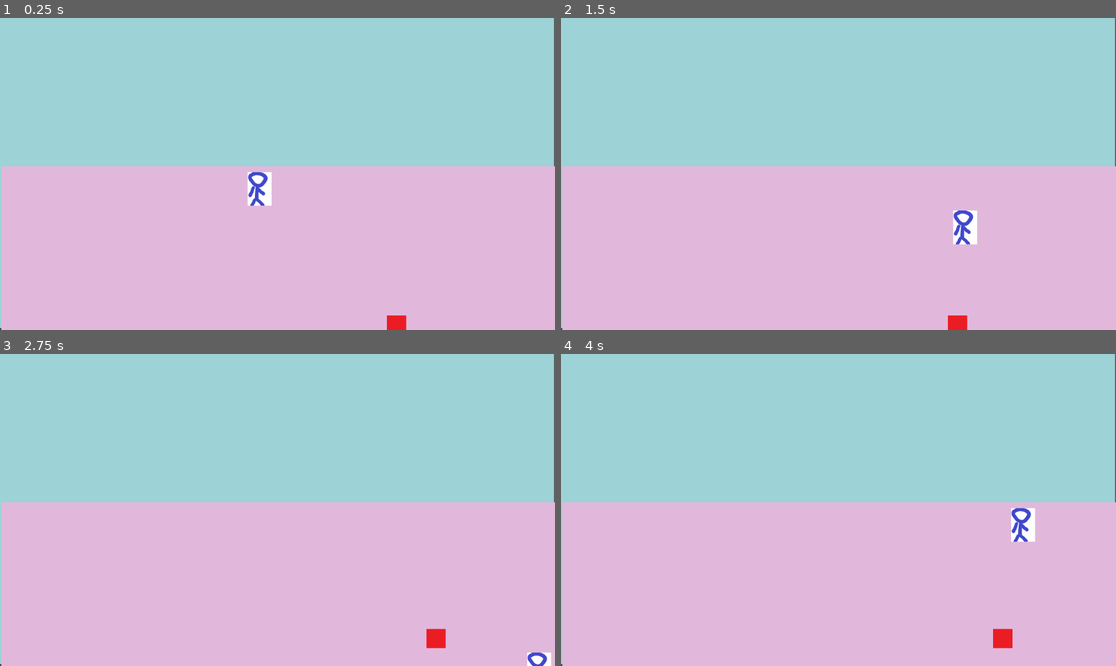
Above: before the commit, frames 1-4 (two rows, left to right).
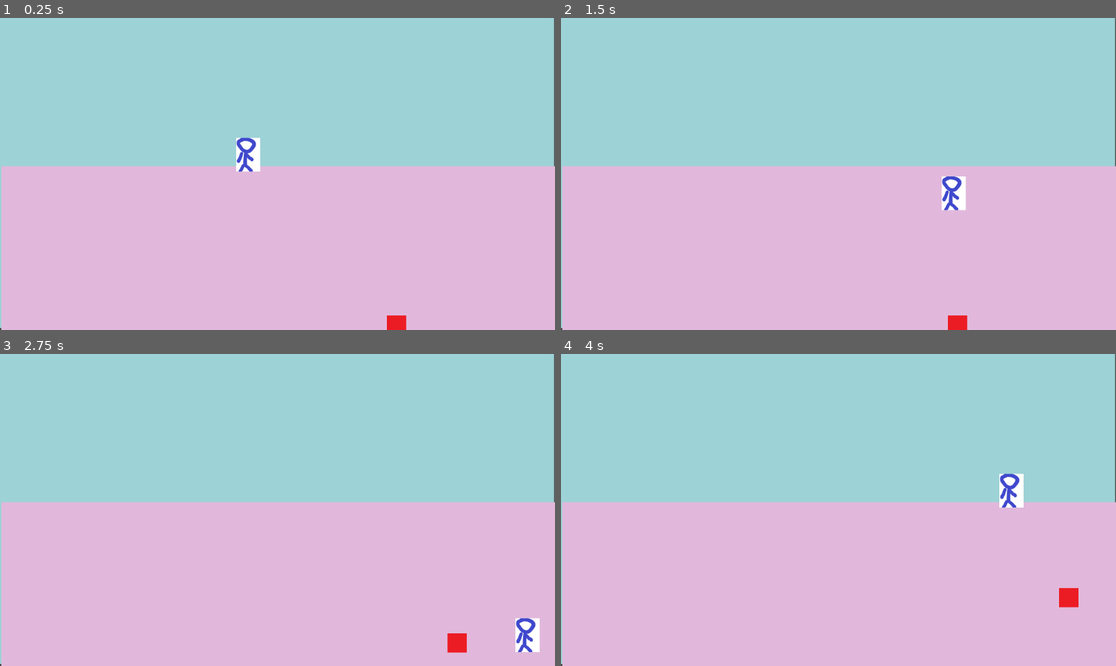
Above: after the commit, the same moments.

Repository: e-lawniczak/WinterRealm
Game: Godot game, scene res://scenes/testingGrounds.tscn
Two runs of this game, one before a commit and one after it. Both use one fixed random seed, a clock stepped at 60 frames per second and the inputs below.
Inputs:
- Up to frame 1 (0.25 s): no input
- Up to frame 2 (1.5 s): tap Enter at 0.5 s; hold Right (move_right) 0.53-1.28 s; hold Down (move_down) from 1.28 s (still down)
- Up to frame 3 (2.75 s): release Down (move_down) at 2.03 s; hold Right (move_right) from 2.03 s (still down)
- Up to frame 4 (4 s): release Right (move_right) at 2.78 s; hold Up (move_up) 2.78-3.53 s; hold Left (move_left) from 3.53 s (still down)

The runs differ from the first frame. In frame 1, 0.9% of the frame differs, in the area x 42-49%, y 38-61%; in frame 2, 1.0%; in frame 3, 1.1%; in frame 4, 1.4%, in the area x 77-94%, y 38-95%.

Commit message:
any% speedrun

Diff:
--- a/characters/enemyA.gd
+++ b/characters/enemyA.gd
@@ -1,14 +1,22 @@
 extends CharacterBody2D
 
-var speed = 50
+@export var speed = 200
 var isChasing = false
 var player = null
 
 
 func _physics_process(delta):
+	var v = Vector2.ZERO
 	print("process")
 	if(isChasing):
-		position += (player.position - position)/speed
+		v += (player.position - position).normalized()
+		velocity = v * speed
+		$AnimatedSprite2D.play()
+	else:
+		velocity = Vector2.ZERO
+		$AnimatedSprite2D.stop()
+
+	position += velocity * delta
 
 
 
--- a/characters/player.tscn
+++ b/characters/player.tscn
@@ -22,9 +22,9 @@
 script = ExtResource("1_lrecg")
 
 [node name="CollisionShape2D" type="CollisionShape2D" parent="."]
-position = Vector2(24.5, 34.75)
+position = Vector2(0, -37)
 shape = SubResource("RectangleShape2D_s20k4")
 
 [node name="AnimatedSprite2D" type="AnimatedSprite2D" parent="."]
-position = Vector2(25, 35)
+position = Vector2(1, -36)
 sprite_frames = SubResource("SpriteFrames_jvddh")
